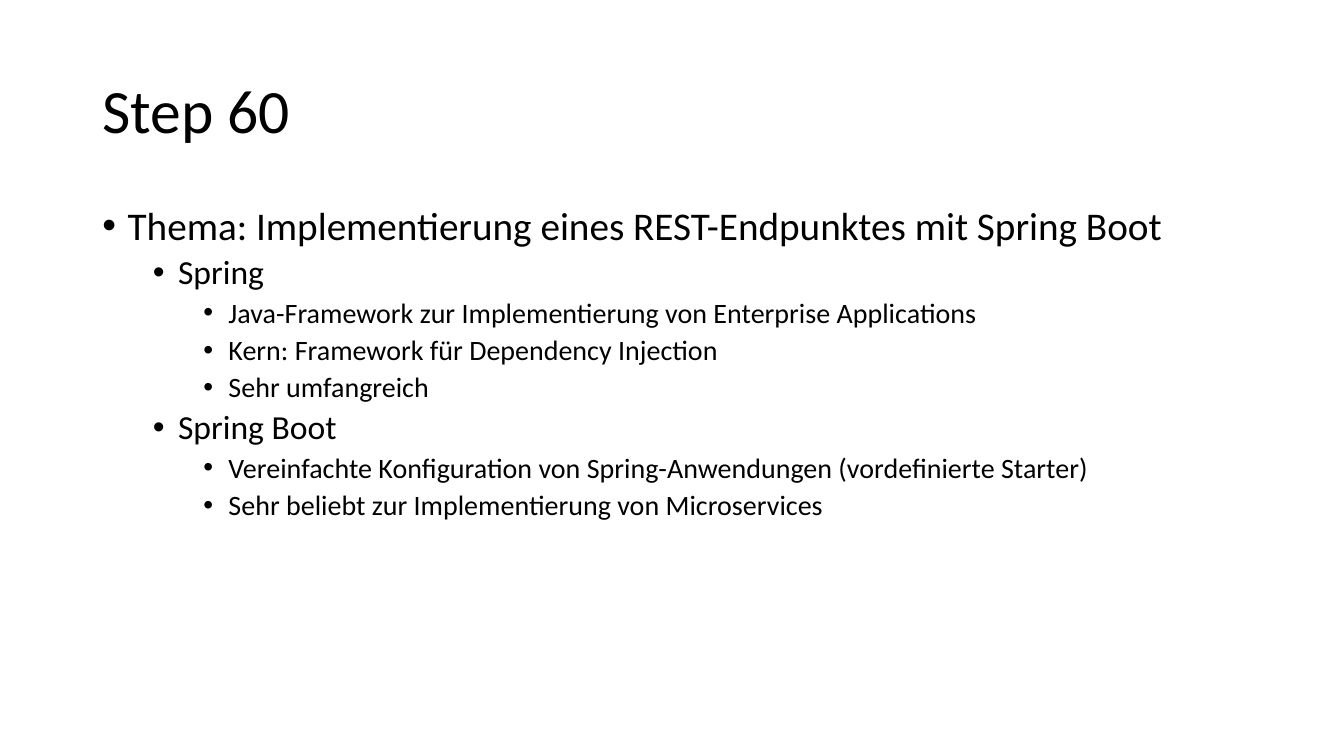
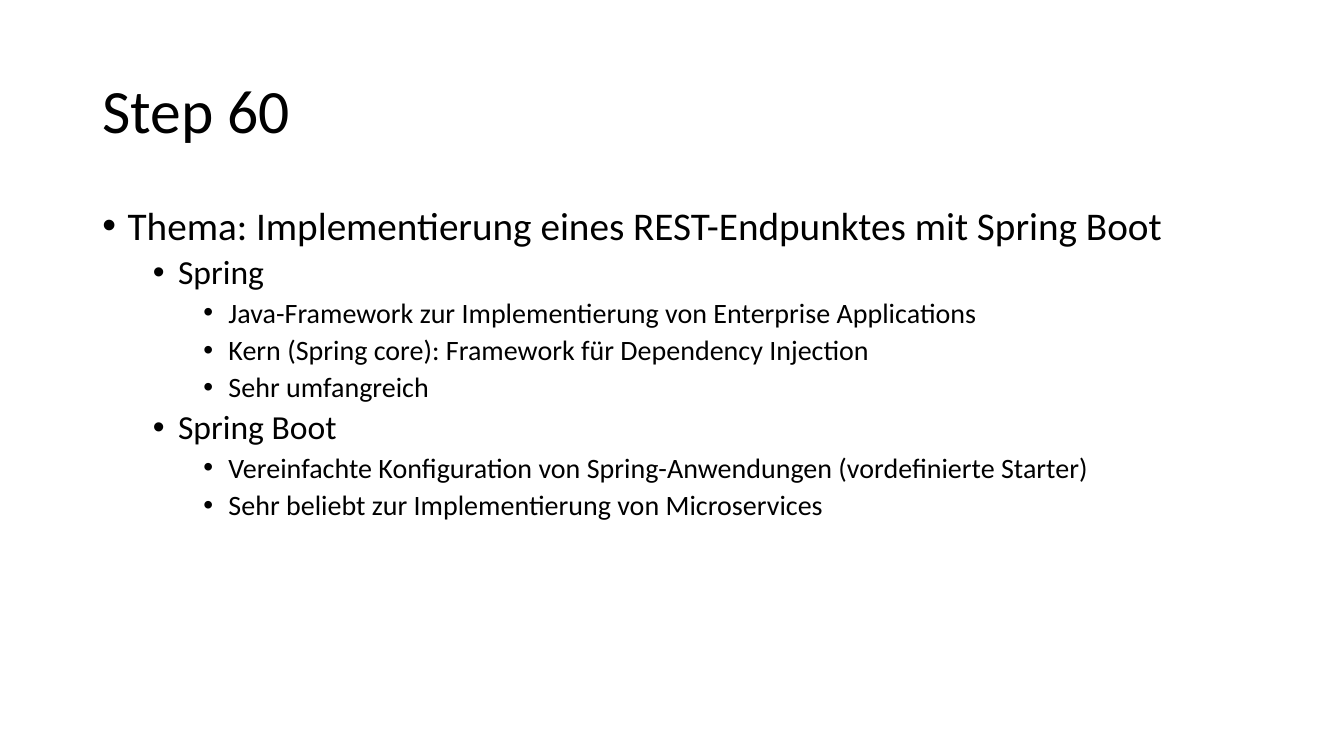
Before and after one commit to igeldo/PR4-SoSe23, a slide deck: slide 34 of Java-Starter.pptx (slide 29 before the commit). Drawn at 1344x756 pixels with LibreOffice and Linux fonts; fonts in the diff are those of the drawing. Boxes give left, top, right and bottom in pixels: in the first picture for what was removed or moved away, otherwise in the second. Text is boxed around its words. In the diff, an @@ line names an element or a change of style, - is before the commit and + after.

Commit message:
add slides for step0060

```diff
--- a/Java-Starter.pptx
+++ b/Java-Starter.pptx
@@ text at bbox=[228, 339, 868, 365]: text changed @@
-    • Kern: Framework für Dependency Injection
+    • Kern (Spring core): Framework für Dependency Injection
```
Also in this commit, not shown: 7 slides added.
